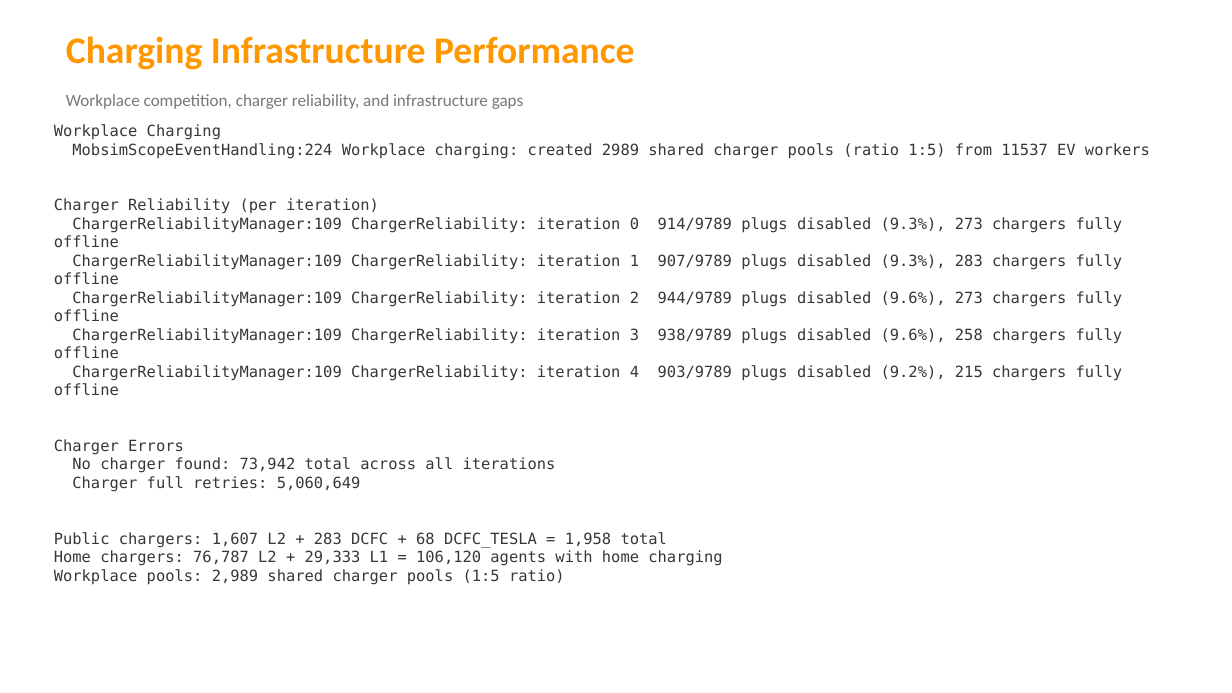
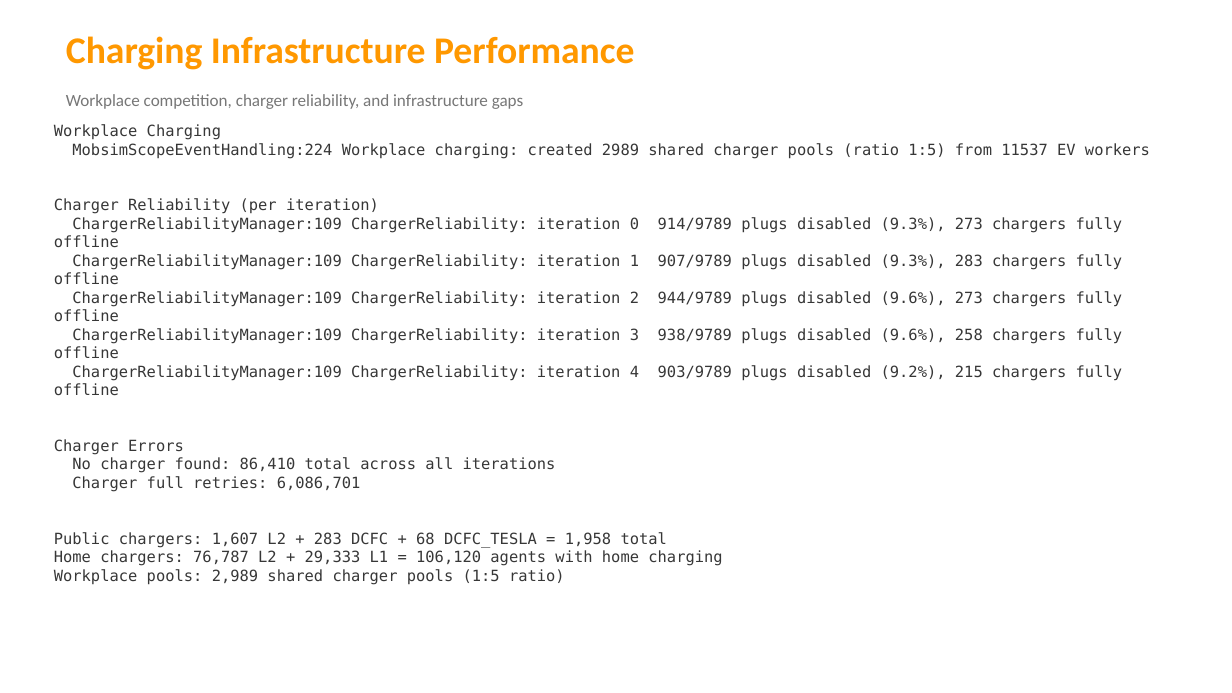
Before and after one commit to Tomal121186621/UrbanEV-MATSim-Maryland, a slide deck: slide 6 of UrbanEV_Results.pptx. Drawn at 1232x693 pixels with LibreOffice and Linux fonts; fonts in the diff are those of the drawing. Boxes give left, top, right and bottom in pixels: in the first picture for what was removed or moved away, otherwise in the second. Text is boxed around its words. In the diff, an @@ line names an element or a change of style, - is before the commit and + after.

Commit message:
Auto-update results after iteration 9

```diff
--- a/UrbanEV_Results.pptx
+++ b/UrbanEV_Results.pptx
@@ text at bbox=[72, 457, 556, 492]: text changed @@
-No charger found: 73,942 total across all iterations
-Charger full retries: 5,060,649
+No charger found: 86,410 total across all iterations
+Charger full retries: 6,086,701
```
Also in this commit, not shown: 6 other slides changed.
